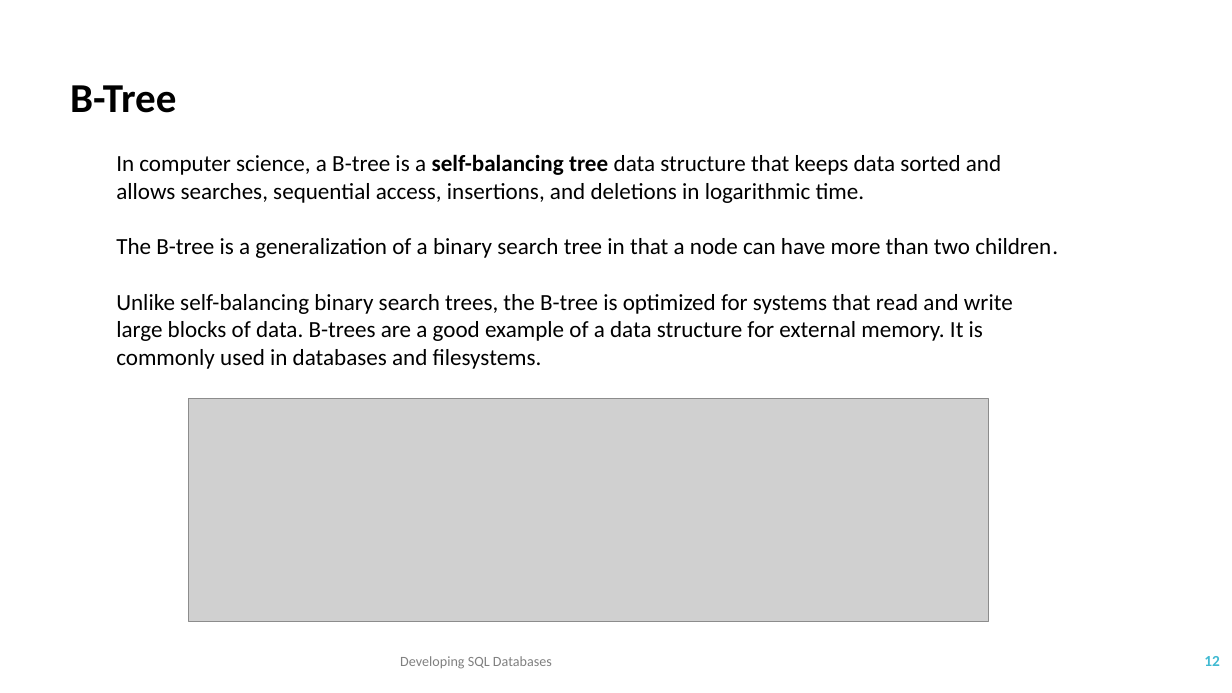
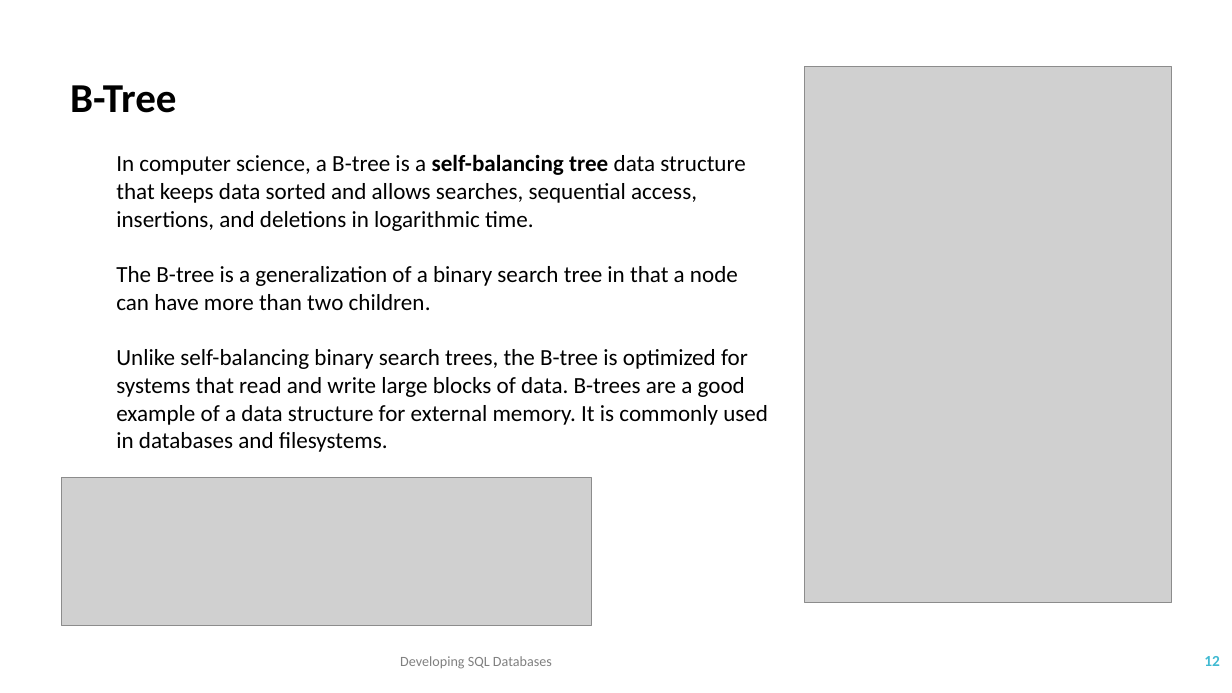
Before and after one commit to TKostyrka/70762DevSQLDB, a slide deck: slide 12 of DEVSQL_03_RowStoreIndex/DEVSQL_03A_RowStore.pptx. Drawn at 1232x693 pixels with LibreOffice and Linux fonts; fonts in the diff are those of the drawing; grey boxes stand for pictures. Boxes give left, top, right and bottom in pixels: in the first picture for what was removed or moved away, otherwise in the second. Text is boxed around its words. In the diff, an @@ line names an element or a change of style, - is before the commit and + after.

```diff
--- a/DEVSQL_03_RowStoreIndex/DEVSQL_03A_RowStore.pptx
+++ b/DEVSQL_03_RowStoreIndex/DEVSQL_03A_RowStore.pptx
@@ text "B-Tree" rewrapped from box(70, 85, 1058, 369) to box(70, 85, 768, 452) @@
@@ picture added at box(805, 67, 1172, 602) @@
@@ picture: place and size @@
-picture at box(189, 399, 989, 622)
+picture at box(61, 478, 592, 626)
```
Also in this commit, not shown: 1 other slide changed, 2 other files.
